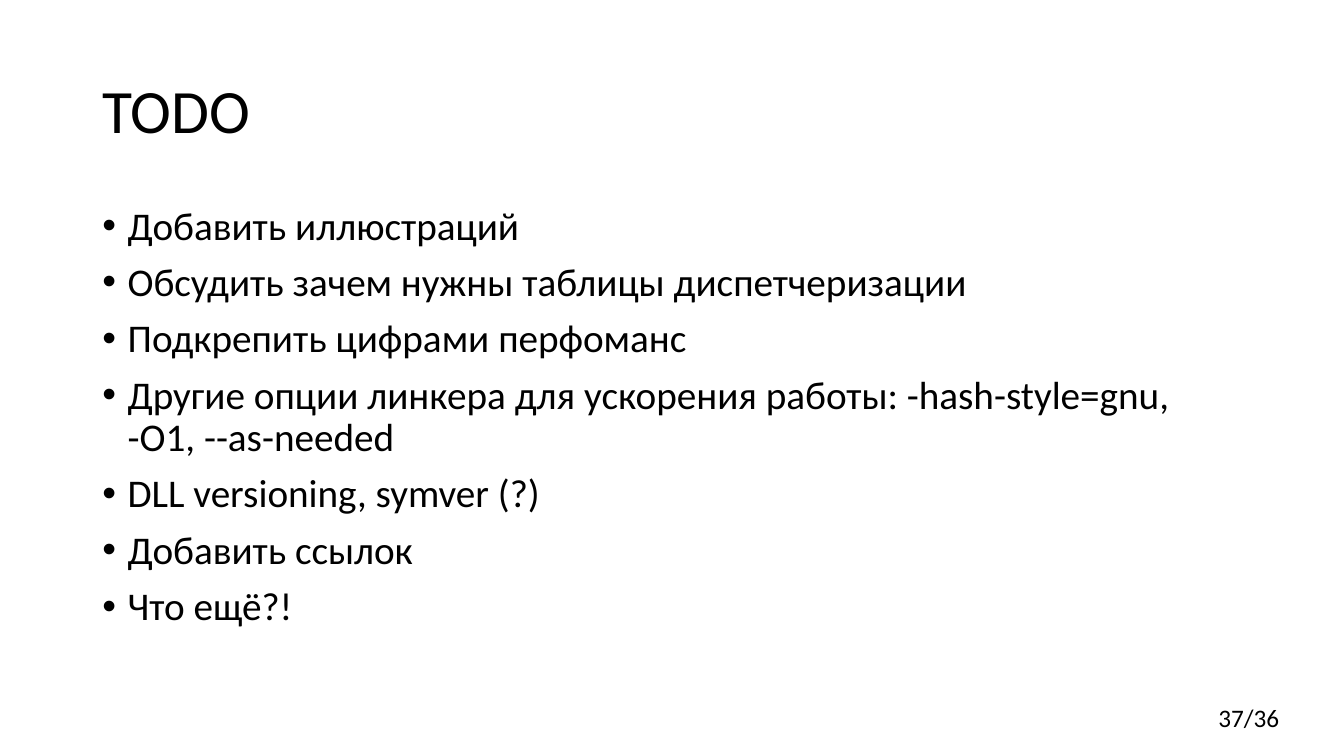
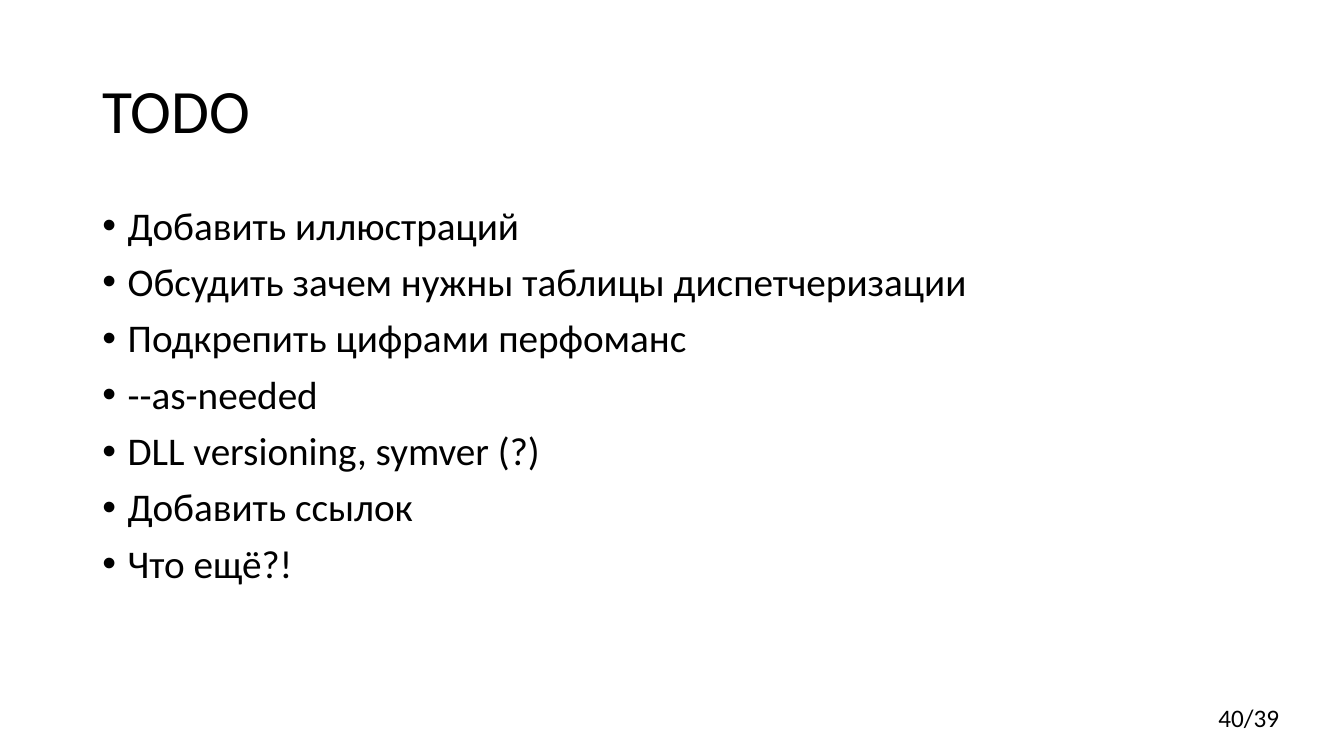
Before and after one commit to yugr/CppRussia, a slide deck: slide 40 of 2024/RU.pptx (slide 37 before the commit). Drawn at 1344x756 pixels with LibreOffice and Linux fonts; fonts in the diff are those of the drawing. Boxes give left, top, right and bottom in pixels: in the first picture for what was removed or moved away, otherwise in the second. Text is boxed around its words. In the diff, an @@ line names an element or a change of style, - is before the commit and + after.

```diff
--- a/2024/RU.pptx
+++ b/2024/RU.pptx
@@ text at <box>128,381,318,410</box>: text changed @@
-• Другие опции линкера для ускорения работы: -hash-style=gnu, -O1, --as-needed
+• --as-needed
@@ page number at <box>1218,709,1279,728</box>: text changed @@
-37/36
+40/39
```
Also in this commit, not shown: 7 other slides changed, 3 slides added.
